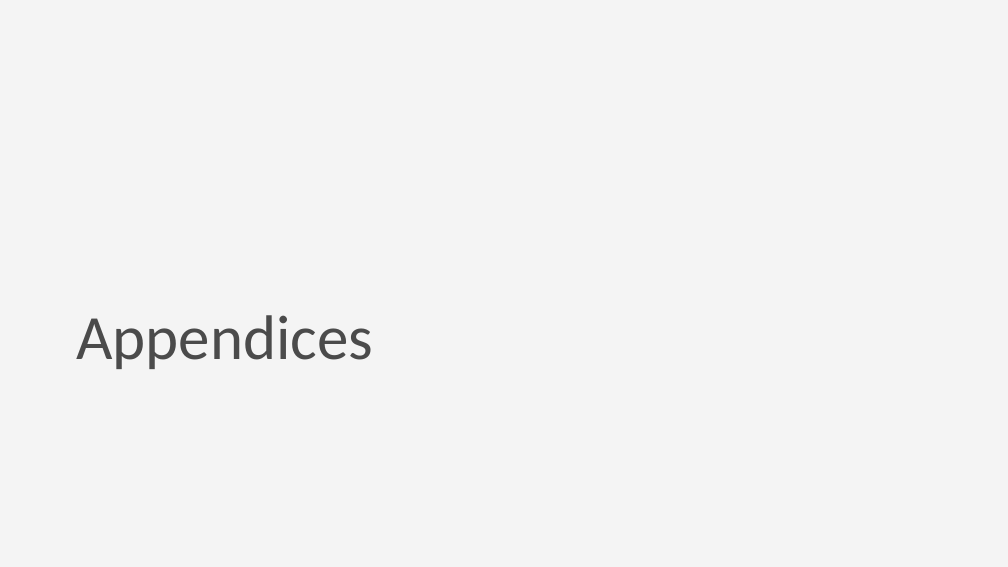
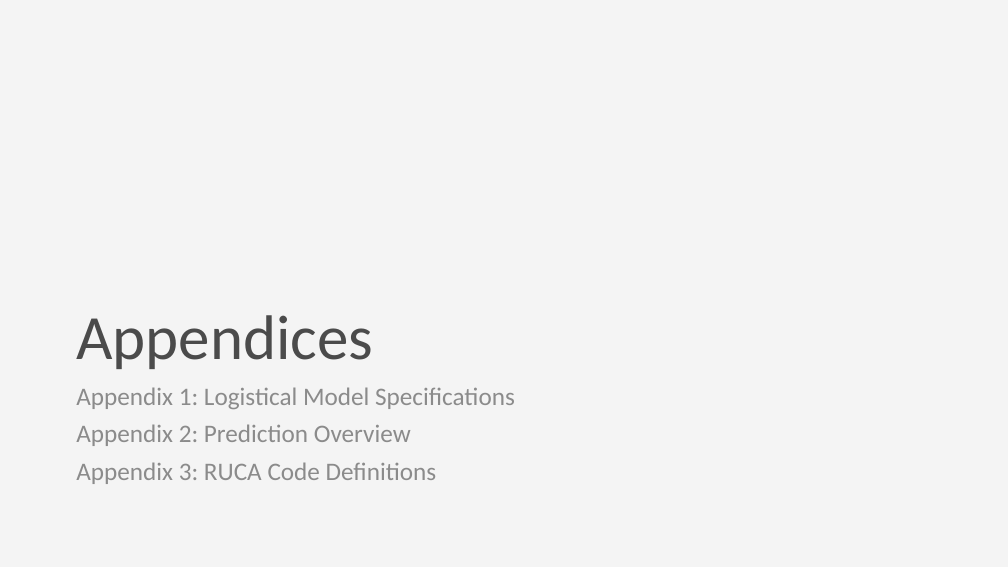
Before and after one commit to DanteHaywood/cfc_ds_screen, a slide deck: slide 20 of doc/2020_11_25_cfc_ds_technical_screen_haywood.pptx. Drawn at 1008x567 pixels with LibreOffice and Linux fonts; fonts in the diff are those of the drawing. Boxes give left, top, right and bottom in pixels: in the first picture for what was removed or moved away, otherwise in the second. Text is boxed around its words. In the diff, an @@ line names an element or a change of style, - is before the commit and + after.

```diff
--- a/doc/2020_11_25_cfc_ds_technical_screen_haywood.pptx
+++ b/doc/2020_11_25_cfc_ds_technical_screen_haywood.pptx
@@ text added at (76,387,515,484), 24 pt, text #8C8C8C @@
+Appendix 1: Logistical Model Specifications
+Appendix 2: Prediction Overview
+Appendix 3: RUCA Code Definitions
```
Also in this commit, not shown: 3 other slides changed.
